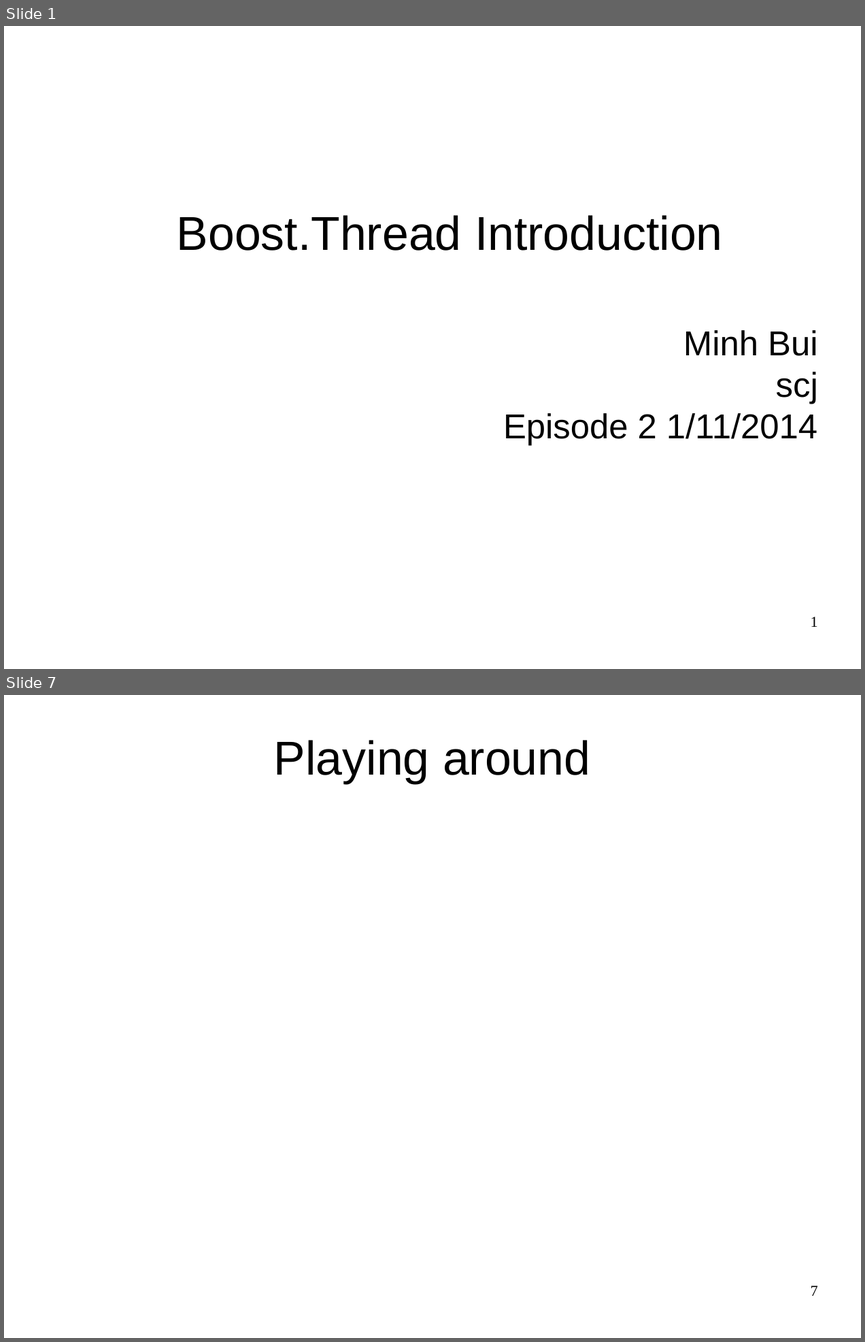
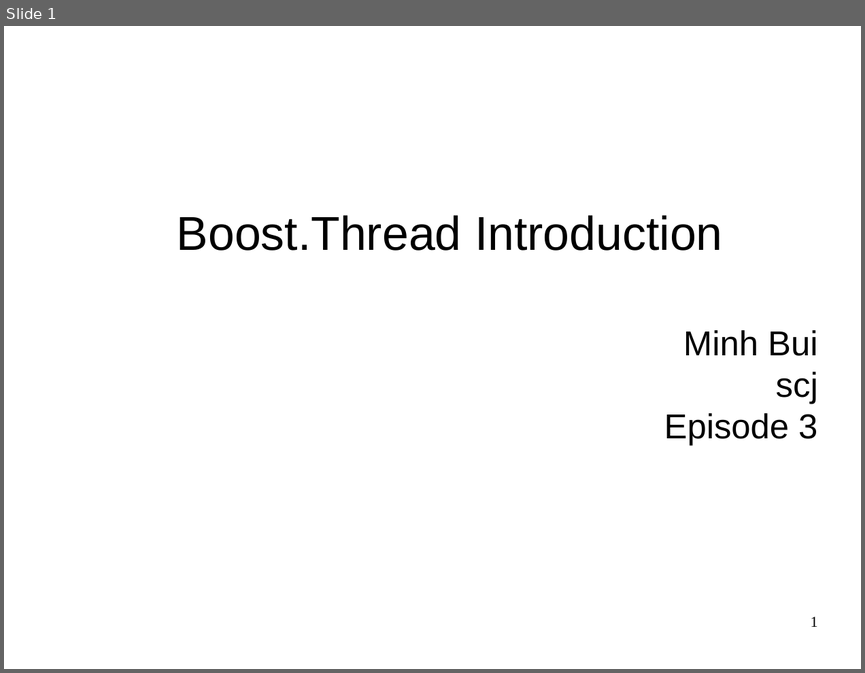
Before and after one commit to codengrow/scj, a slide deck: season1/episode3/Boost.thread-intro.odp. Shown one above the other, each under a label of ours: slides 1 and 7 before the commit, slide 1 after it; the slides between them are not shown. The pictures are 865x1342 and 865x673 pixels, drawn with LibreOffice and Linux fonts; fonts in the diff are those of the drawing; background and template pictures are left out. Boxes give left, top, right and bottom in pixels: in the first picture for what was removed or moved away, otherwise in the second. Text is boxed around its words. In the diff, an @@ line names an element or a change of style, - is before the commit and + after.

```diff
--- a/season1/episode3/Boost.thread-intro.odp
+++ b/season1/episode3/Boost.thread-intro.odp
@@ slide 7 removed at [4,695,861,1338], background picture (left out) @@
@@ title removed at [274,740,590,784] @@
-Playing around
@@ page number removed at [810,1285,818,1295] @@
-7
@@ slide 1 changed as well @@
@@ subtitle at [664,413,817,446]: text changed @@
-Episode 2 1/11/2014
+Episode 3
```
Also in this commit, not shown: 3 other slides changed, 4 slides added, 3 other slides removed.
